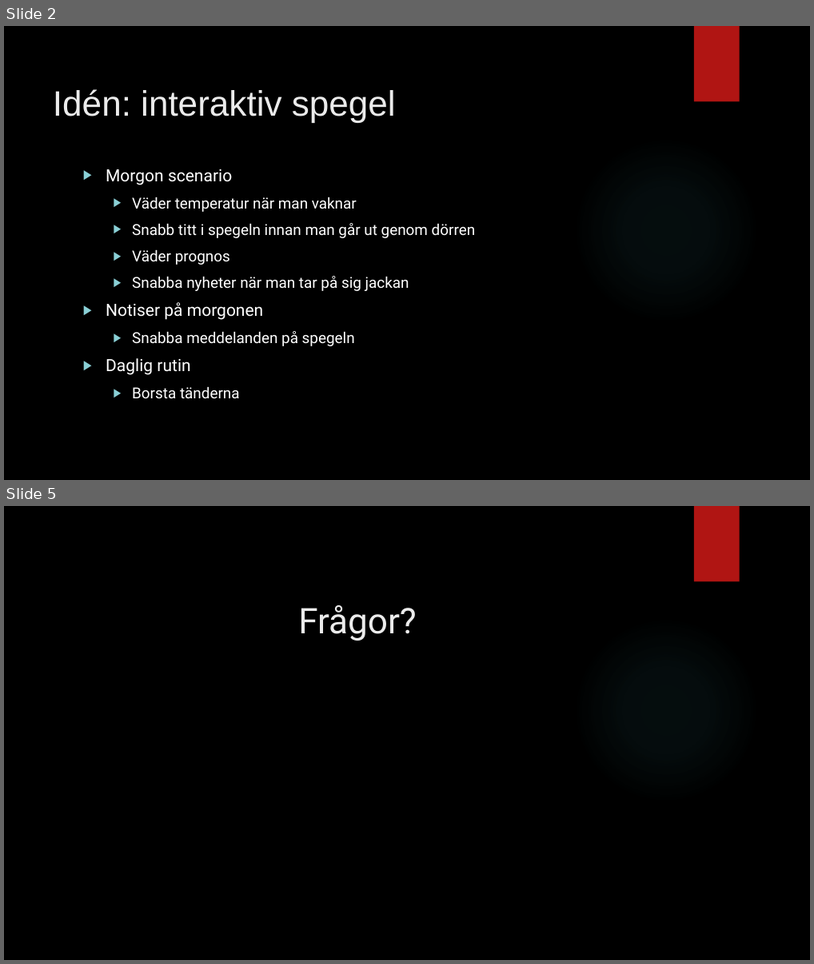
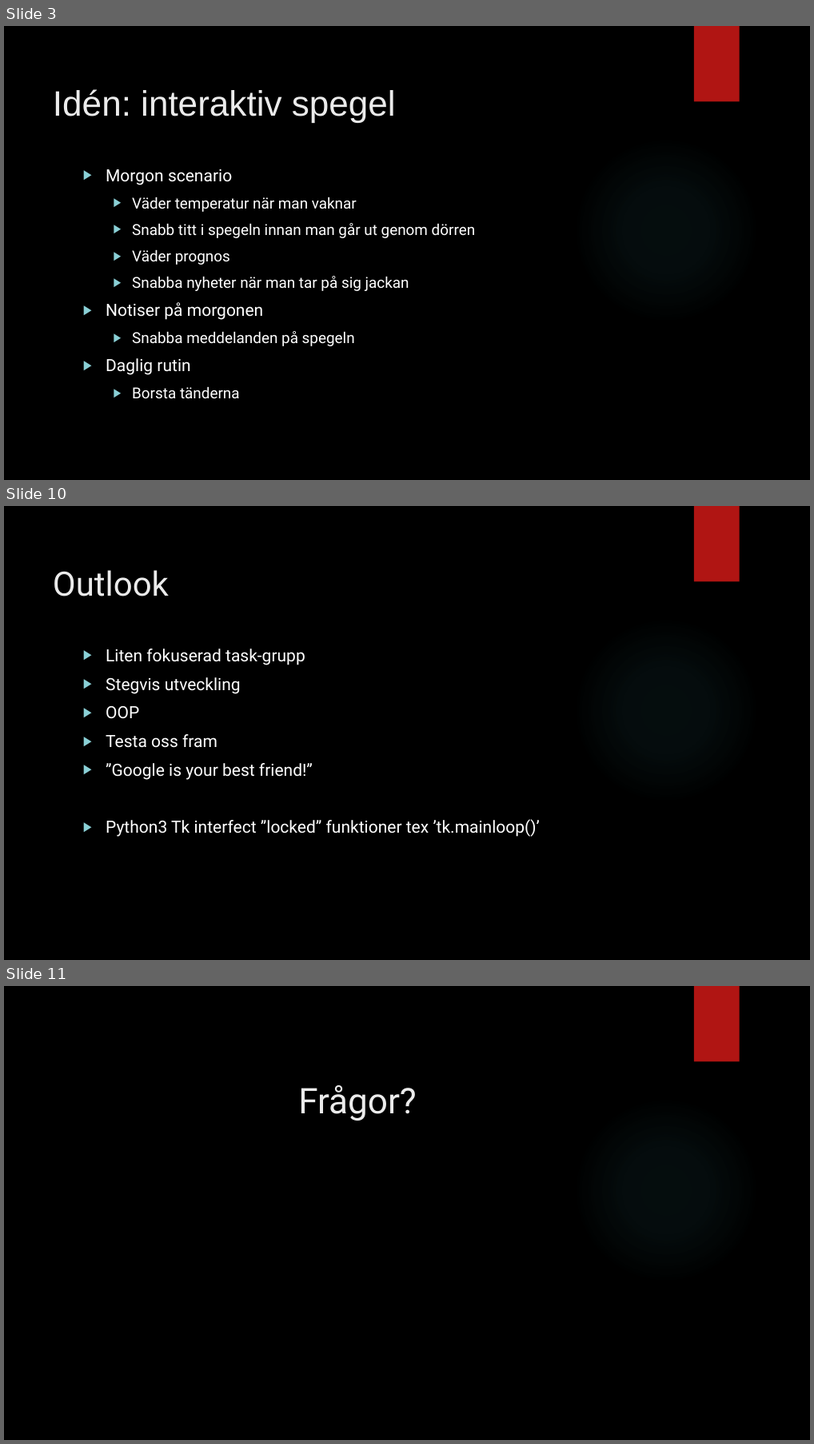
Before and after one commit to hamadaio/magic-mirror-project, a slide deck: pitch_group_mirror.pptx. Shown one above the other, each under a label of ours: slides 2 and 5 before the commit, slides 3, 10 and 11 after it; the slides between them are not shown. The pictures are 814x964 and 814x1444 pixels, drawn with LibreOffice and Linux fonts; fonts in the diff are those of the drawing; background and template pictures are left out. Boxes give left, top, right and bottom in pixels: in the first picture for what was removed or moved away, otherwise in the second. Text is boxed around its words. In the diff, an @@ line names an element or a change of style, - is before the commit and + after.

```diff
--- a/pitch_group_mirror.pptx
+++ b/pitch_group_mirror.pptx
@@ slide 10 added at [4,506,810,960], background picture (left out); not listed: 2 template elements that a slide beside it also shows @@
@@ title added at [53,570,169,596], 40 pt, text #EBEBEB @@
+  Outlook
@@ text added at [106,648,540,836], 20 pt, text #FFFFFF @@
+▶ Liten fokuserad task-grupp
+▶ Stegvis utveckling
+▶ OOP
+▶ Testa oss fram
+▶ ”Google is your best friend!”
+▶ Python3 Tk interfect ”locked” funktioner tex ’tk.mainloop()’
@@ what was slide 2 is now slide 3 @@
@@ what was slide 5 is now slide 11 @@
```
Also in this commit, not shown: 3 slides changed, 5 other slides added, 1 other file.
